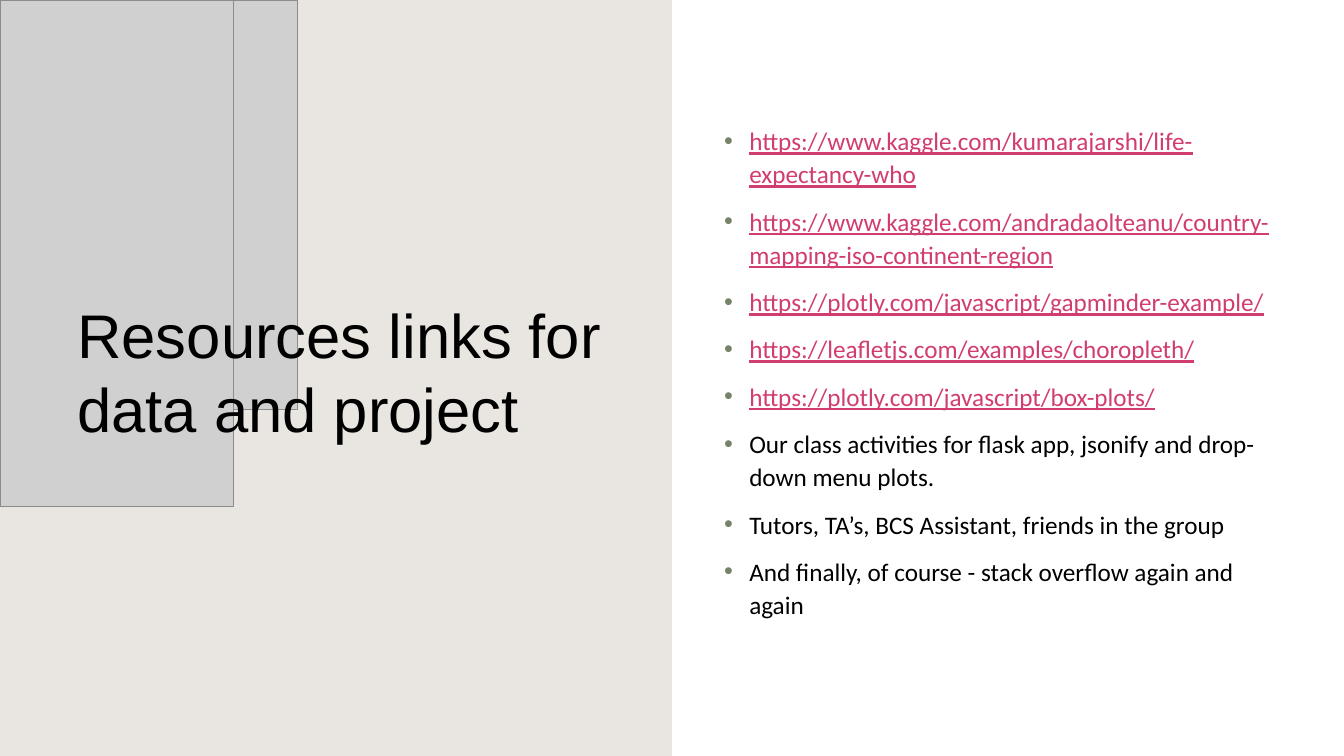
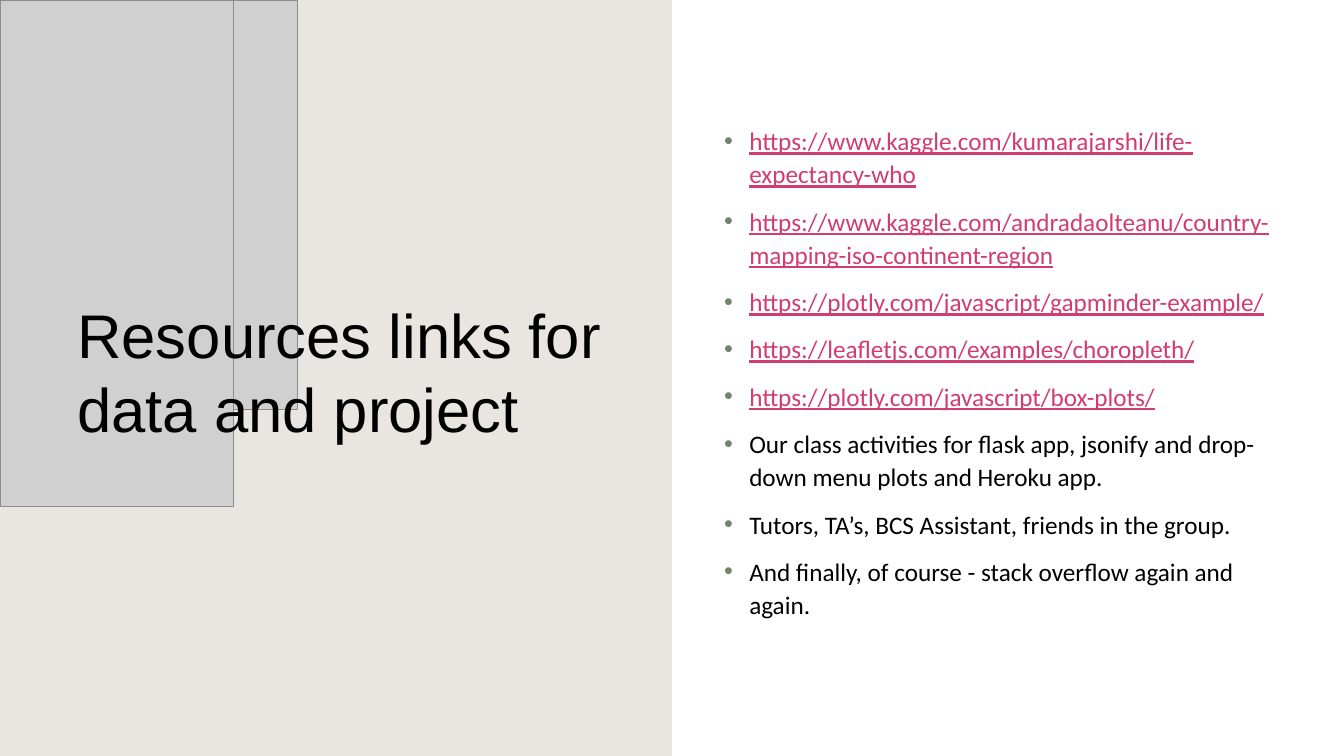
Before and after one commit to nithiyasuresh/LifeExpectancy_Project, a slide deck: slide 3 of Proposal Presentation/Life Expectancy presentation.pptx. Drawn at 1344x756 pixels with LibreOffice and Linux fonts; fonts in the diff are those of the drawing; grey boxes stand for pictures; background and template pictures are left out. Boxes give left, top, right and bottom in pixels: in the first picture for what was removed or moved away, otherwise in the second. Text is boxed around its words. In the diff, an @@ line names an element or a change of style, - is before the commit and + after.

```diff
--- a/Proposal Presentation/Life Expectancy presentation.pptx
+++ b/Proposal Presentation/Life Expectancy presentation.pptx
@@ text at <box>749,435,1254,619</box>: text changed @@
-• Our class activities for flask app, jsonify and drop-down menu plots.
-• Tutors, TA’s, BCS Assistant, friends in the group
-• And finally, of course - stack overflow again and again
+• Our class activities for flask app, jsonify and drop-down menu plots and Heroku app.
+• Tutors, TA’s, BCS Assistant, friends in the group.
+• And finally, of course - stack overflow again and again.
```
Also in this commit, not shown: 2 slides added, 1 slide removed.
